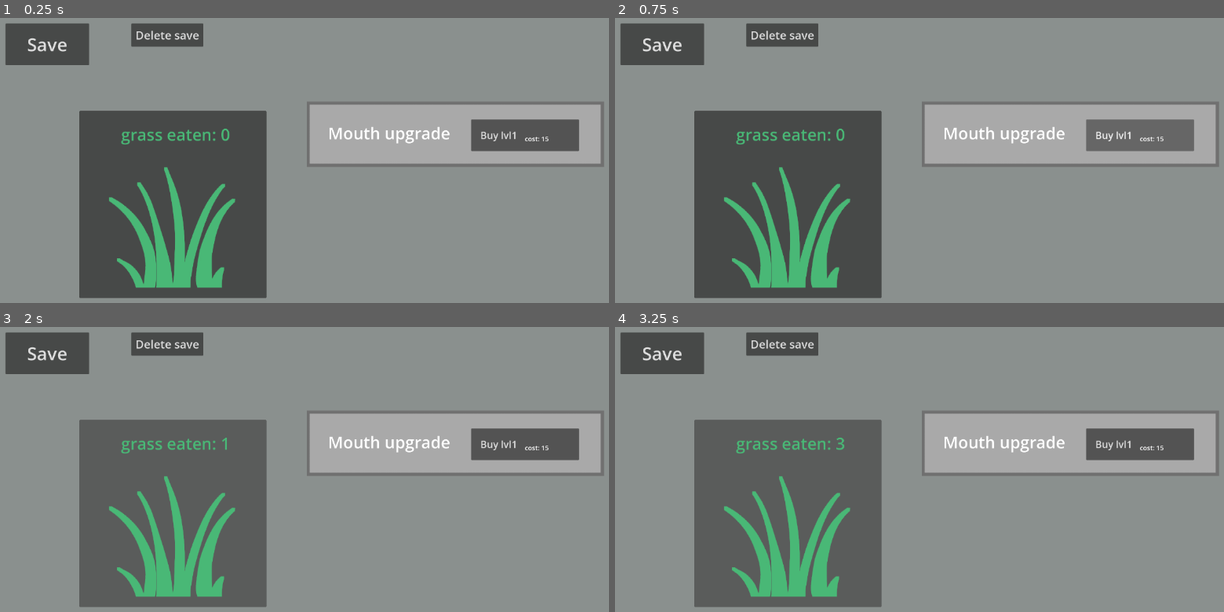
Above: before the commit, frames 1-4 (two rows, left to right).
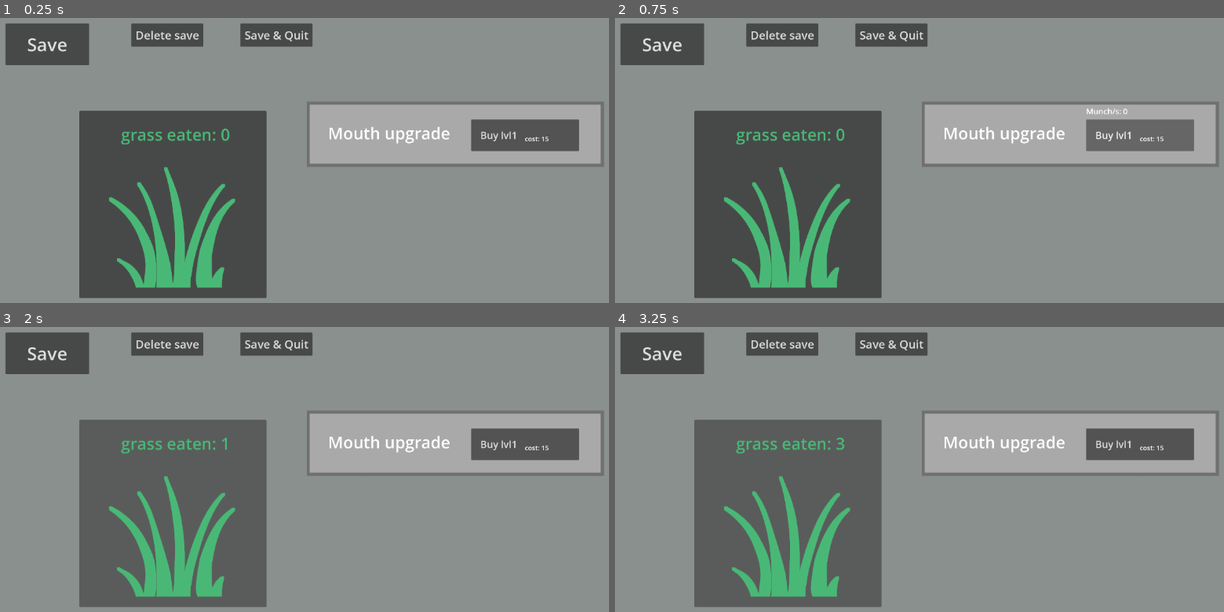
Above: after the commit, the same moments.

Repository: berox455/godot_eg
Game: Godot game, scene res://game.tscn
Two runs of this game, one before a commit and one after it. Both use one fixed random seed, a clock stepped at 60 frames per second and the inputs below.
Inputs:
- Up to frame 1 (0.25 s): no input
- Up to frame 2 (0.75 s): click "Buy lvl1" at 0.5 s
- Up to frame 3 (2 s): click "grass eaten: 0" at 1.25 s
- Up to frame 4 (3.25 s): click "grass eaten: 1" at 2 s; click "grass eaten: 2" at 2.75 s

The runs differ from the first frame. In frame 1, 0.9% of the frame differs, in the area x 39-52%, y 1-11%; in frame 2, 1.0%, in the area x 39-85%, y 1-34%; in frame 3, 0.9%; in frame 4, 0.9%.

Commit message:
add munch/s on hover, delete dog_upgrade

Diff:
--- a/game.tscn
+++ b/game.tscn
@@ -92,6 +92,14 @@
 scroll_active = false
 autowrap_mode = 0
 
+[node name="Label" type="RichTextLabel" parent="the_game/mouth_upgrade/button" unique_id=272862665]
+visible = false
+layout_mode = 0
+offset_top = -42.0
+offset_right = 330.0
+theme_override_font_sizes/normal_font_size = 24
+text = "test"
+
 [node name="dog" type="Node" parent="the_game" unique_id=1740376036]
 
 [node name="TextBlock" type="Sprite2D" parent="the_game/dog" unique_id=1483019149]
@@ -131,41 +139,13 @@
 scroll_active = false
 autowrap_mode = 0
 
-[node name="dog_upgrade" type="Node" parent="the_game" unique_id=1801539624]
-
-[node name="label" type="RichTextLabel" parent="the_game/dog_upgrade" unique_id=2010330250]
+[node name="Label" type="RichTextLabel" parent="the_game/dog/button" unique_id=662503015]
 visible = false
-offset_left = 52.0
-offset_top = 61.0
-offset_right = 294.0
-offset_bottom = 116.0
-theme_override_colors/default_color = Color(1, 1, 1, 1)
-theme_override_font_sizes/normal_font_size = 40
-fit_content = true
-autowrap_mode = 0
-
-[node name="Button" type="Button" parent="the_game/dog_upgrade" unique_id=1254132564]
-visible = false
-offset_left = 490.0
-offset_top = 61.0
-offset_right = 820.0
-offset_bottom = 147.0
-theme_override_font_sizes/font_size = 30
-text = "   Upgrade"
-alignment = 0
-
-[node name="cost" type="RichTextLabel" parent="the_game/dog_upgrade/Button" unique_id=2078344356]
-layout_mode = 0
-offset_left = 164.0
-offset_top = 45.000004
-offset_right = 232.0
-offset_bottom = 73.0
-mouse_filter = 2
-theme_override_font_sizes/normal_font_size = 20
-text = "cost: 0 "
-fit_content = true
-scroll_active = false
-autowrap_mode = 0
+layout_mode = 0
+offset_top = -41.999992
+offset_right = 330.0
+theme_override_font_sizes/normal_font_size = 24
+text = "test"
 
 [node name="chicken" type="Node" parent="the_game" unique_id=667762880]
 
@@ -207,6 +187,14 @@
 scroll_active = false
 autowrap_mode = 0
 
+[node name="Label" type="RichTextLabel" parent="the_game/chicken/button" unique_id=2077841984]
+visible = false
+layout_mode = 0
+offset_top = -42.0
+offset_right = 330.0
+theme_override_font_sizes/normal_font_size = 24
+text = "test"
+
 [node name="save" type="Node" parent="the_game" unique_id=1962212918]
 
 [node name="button" type="Button" parent="the_game/save" unique_id=37624365]
@@ -238,11 +226,25 @@
 theme_override_font_sizes/font_size = 35
 text = "Delete save"
 
+[node name="erase_save" type="Button" parent="the_game/erase_save" unique_id=530368161]
+layout_mode = 0
+offset_left = 334.0
+offset_right = 555.0
+offset_bottom = 71.0
+theme_override_font_sizes/font_size = 35
+text = "Save & Quit"
+
 [connection signal="timeout" from="the_game/Timer" to="the_game" method="_get_time"]
 [connection signal="pressed" from="the_game/eat_grass" to="the_game" method="_eat_grass_pressed"]
+[connection signal="mouse_entered" from="the_game/mouth_upgrade/button" to="the_game" method="_mouth_buy_enter"]
+[connection signal="mouse_exited" from="the_game/mouth_upgrade/button" to="the_game" method="_mouth_buy_exit"]
 [connection signal="pressed" from="the_game/mouth_upgrade/button" to="the_game" method="_mouth_upgrade_pressed"]
+[connection signal="mouse_entered" from="the_game/dog/button" to="the_game" method="_dog_buy_enter"]
+[connection signal="mouse_exited" from="the_game/dog/button" to="the_game" method="_dog_buy_exit"]
 [connection signal="pressed" from="the_game/dog/button" to="the_game" method="_dog_buy_pressed"]
-[connection signal="pressed" from="the_game/dog_upgrade/Button" to="the_game" method="_dog_upgrade_pressed"]
+[connection signal="mouse_entered" from="the_game/chicken/button" to="the_game" method="_chicken_buy_enter"]
+[connection signal="mouse_exited" from="the_game/chicken/button" to="the_game" method="_chicken_buy_exit"]
 [connection signal="pressed" from="the_game/chicken/button" to="the_game" method="_chicken_buy_pressed"]
 [connection signal="pressed" from="the_game/save/button" to="the_game" method="_save"]
 [connection signal="pressed" from="the_game/erase_save" to="the_game" method="_erase_save"]
+[connection signal="pressed" from="the_game/erase_save/erase_save" to="the_game" method="_save_quit"]
--- a/grass.gd
+++ b/grass.gd
@@ -41,19 +41,13 @@
 	dog_upgrade_cost = dog_upgrade_base * (scaling ** dog_upgrade_lvl)
 	chicken_cost = chicken_base * (scaling ** chicken_lvl)
 
-	$mouth_upgrade/button.text = "   Buy lvl" + _abr(mouth_lvl + 1)
-	$mouth_upgrade/button/cost.text = "cost: " + _abr(mouth_cost)
-	$dog/button.text = "   Buy #" + _abr(dog_lvl + 1)
-	$dog/button/cost.text = "cost: " + _abr(dog_cost)
-	$dog_upgrade/Button/cost.text = "cost: " + _abr(dog_upgrade_cost)
-	$chicken/button.text = "   Buy #" + _abr(chicken_lvl + 1)
-	$chicken/button/cost.text = "cost: " + _abr(chicken_cost)
+	_mouth_label_update()
+	_dog_label_update()
+	_chicken_label_update()
 
 	if !(mouth_lvl > 4):
 		$dog/TextBlock.hide()
 		$dog/button.hide()
-	else:
-		$dog_upgrade/label.text = "Dog munch: " + _abr(dog_munch * dog_lvl)
 
 	if !(dog_lvl > 4 or chicken_lvl > 0):
 		$chicken/TextBlock.hide()
@@ -183,8 +177,7 @@
 		mouth_lvl += 1
 		munch += 0.1
 		mouth_cost = mouth_base * (scaling ** mouth_lvl)
-		$mouth_upgrade/button/cost.text = "cost: " + _abr(mouth_cost)
-		$mouth_upgrade/button.text = "   Buy lvl" + _abr(mouth_lvl + 1)
+		_mouth_label_update()
 
 		if mouth_lvl == 5:
 			$dog/TextBlock.show()
@@ -198,25 +191,11 @@
 		grass_eaten -= dog_cost
 		dog_lvl += 1
 		dog_cost = dog_base * (scaling ** dog_lvl)
-		$dog/button.text = "   Buy #" + _abr(dog_lvl + 1)
-		$dog/button/cost.text = "cost: " + _abr(dog_cost)
-		$dog_upgrade/label.text = "Dog munch: " + _abr(dog_munch * dog_lvl)
-		#if dog_lvl == 1:
-		#	$dog_upgrade/Button.show()
-		#	$dog_upgrade/label.show()
+		_dog_label_update()
+
 		if dog_lvl == 5:
 			$chicken/TextBlock.show()
 			$chicken/button.show()
-
-
-func _dog_upgrade_pressed() -> void:  # deprecated
-	if grass_eaten >= dog_upgrade_cost:
-		grass_eaten -= dog_upgrade_cost
-		dog_upgrade_lvl += 1
-		dog_munch += 1
-		dog_upgrade_cost = dog_upgrade_base * (scaling ** dog_upgrade_lvl)
-		$dog_upgrade/label.text = "Dog munch: " + _abr(dog_munch * dog_lvl)
-		$dog_upgrade/Button/cost.text = "cost: " + _abr(dog_upgrade_cost)
 
 
 func _chicken_buy_pressed() -> void:
@@ -224,11 +203,57 @@
 		grass_eaten -= chicken_cost
 		chicken_lvl += 1
 		chicken_cost = chicken_base * (scaling ** chicken_lvl)
-		$chicken/button.text = "   Buy #" + _abr(chicken_lvl + 1)
-		$chicken/button/cost.text = "cost: " + _abr(chicken_cost)
+		_chicken_label_update()
 
 
 func _erase_save() -> void:
 	var file = FileAccess.open(save_dir, FileAccess.WRITE)
 	file.store_var({})
 	file.close()
+
+
+func _save_quit() -> void:
+	_save()
+	get_tree().quit()
+
+
+func _mouth_buy_enter() -> void:
+	$mouth_upgrade/button/Label.show()
+
+
+func _mouth_buy_exit() -> void:
+	$mouth_upgrade/button/Label.hide()
+
+
+func _dog_buy_enter() -> void:
+	$dog/button/Label.show()
+
+
+func _dog_buy_exit() -> void:
+	$dog/button/Label.hide()
+
+
+func _chicken_buy_enter() -> void:
+	$chicken/button/Label.show()
+
+
+func _chicken_buy_exit() -> void:
+	$chicken/button/Label.hide()
+
+
+func _mouth_label_update() -> void:
+	$mouth_upgrade/button.text = "   Buy lvl" + _abr(mouth_lvl + 1)
+	$mouth_upgrade/button/cost.text = "cost: " + _abr(mouth_cost)
+	$mouth_upgrade/button/Label.text = "Munch/s: " + str(munch)
+
+
+func _dog_label_update() -> void:
+	$dog/button.text = "   Buy lvl" + _abr(dog_lvl + 1)
+	$dog/button/cost.text = "cost: " + _abr(dog_cost)
+	$dog/button/Label.text = "Munch/s: " + str(dog_munch * dog_lvl)
+
+
+func _chicken_label_update() -> void:
+	$chicken/button.text = "   Buy lvl" + _abr(chicken_lvl + 1)
+	$chicken/button/cost.text = "cost: " + _abr(chicken_cost)
+	$chicken/button/Label.text = "Munch/s: " + str(chicken_munch * 10 * chicken_lvl)
Not shown, changed: notes.txt
